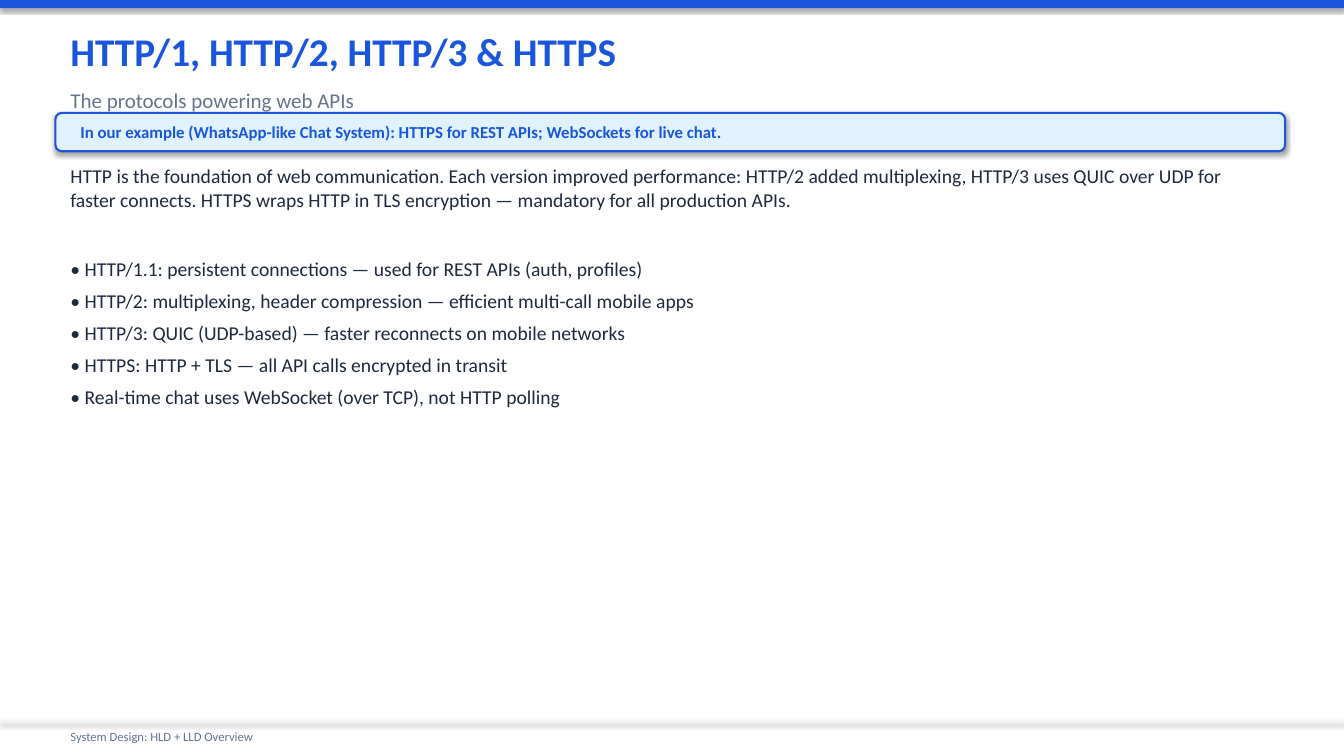
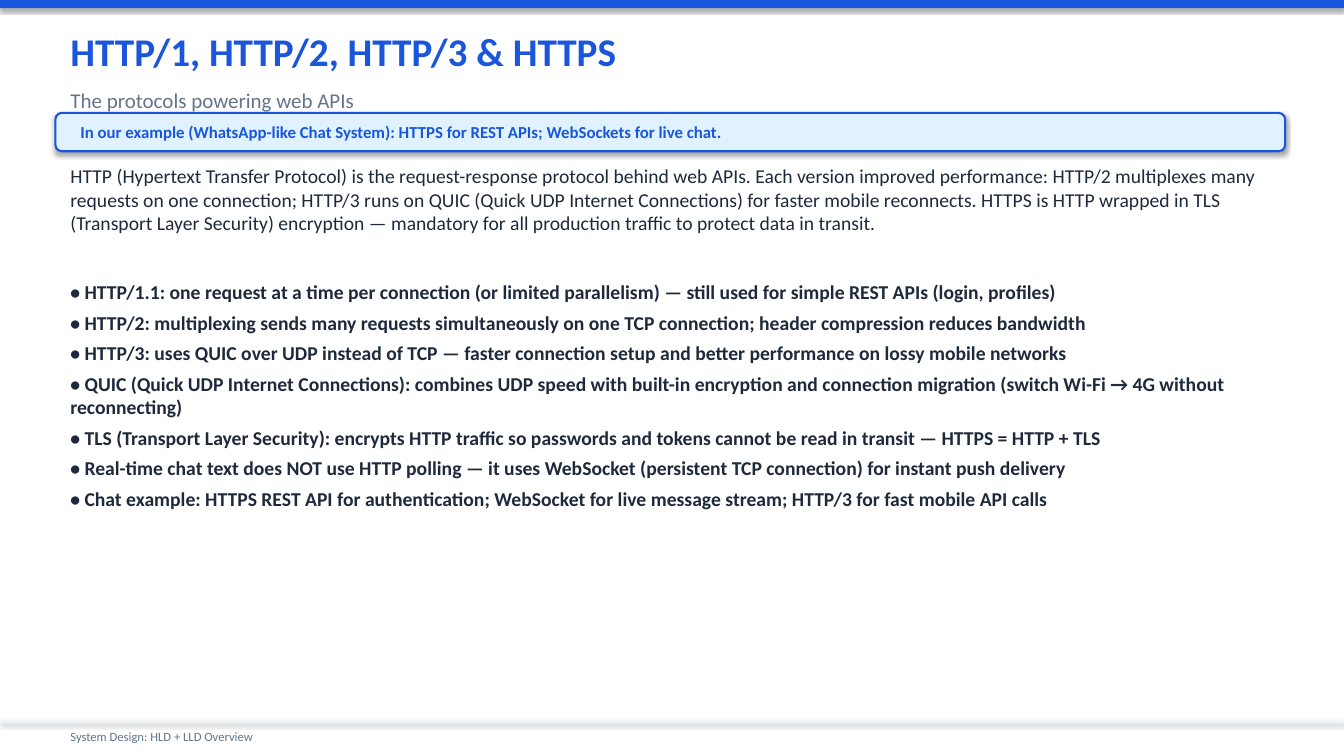
Before and after one commit to sniper1611/mainwebsite, a slide deck: slide 28 of System_Design_Presentation.pptx (slide 25 before the commit). Drawn at 1344x756 pixels with LibreOffice and Linux fonts; fonts in the diff are those of the drawing. Boxes give left, top, right and bottom in pixels: in the first picture for what was removed or moved away, otherwise in the second. Text is boxed around its words. In the diff, an @@ line names an element or a change of style, - is before the commit and + after.

```diff
--- a/System_Design_Presentation.pptx
+++ b/System_Design_Presentation.pptx
@@ text at <box>70,169,1255,233</box>: text changed @@
-HTTP is the foundation of web communication. Each version improved performance: HTTP/2 added multiplexing, HTTP/3 uses QUIC over UDP for faster connects. HTTPS wraps HTTP in TLS encryption — mandatory for all production APIs.
+HTTP (Hypertext Transfer Protocol) is the request-response protocol behind web APIs. Each version improved performance: HTTP/2 multiplexes many requests on one connection; HTTP/3 runs on QUIC (Quick UDP Internet Connections) for faster mobile reconnects. HTTPS is HTTP wrapped in TLS (Transport Layer Security) encryption — mandatory for all production traffic to protect data in transit.
@@ text at <box>70,284,1224,510</box>: text changed; bold on @@
-• HTTP/1.1: persistent connections — used for REST APIs (auth, profiles)
-• HTTP/2: multiplexing, header compression — efficient multi-call mobile apps
-• HTTP/3: QUIC (UDP-based) — faster reconnects on mobile networks
-• HTTPS: HTTP + TLS — all API calls encrypted in transit
-• Real-time chat uses WebSocket (over TCP), not HTTP polling
+• HTTP/1.1: one request at a time per connection (or limited parallelism) — still used for simple REST APIs (login, profiles)
+• HTTP/2: multiplexing sends many requests simultaneously on one TCP connection; header compression reduces bandwidth
+• HTTP/3: uses QUIC over UDP instead of TCP — faster connection setup and better performance on lossy mobile networks
+• QUIC (Quick UDP Internet Connections): combines UDP speed with built-in encryption and connection migration (switch Wi-Fi → 4G without reconnecting)
+• TLS (Transport Layer Security): encrypts HTTP traffic so passwords and tokens cannot be read in transit — HTTPS = HTTP + TLS
+• Real-time chat text does NOT use HTTP polling — it uses WebSocket (persistent TCP connection) for instant push delivery
+• Chat example: HTTPS REST API for authentication; WebSocket for live message stream; HTTP/3 for fast mobile API calls
```
Also in this commit, not shown: 53 other slides changed, 5 slides added, 2 slides removed.
